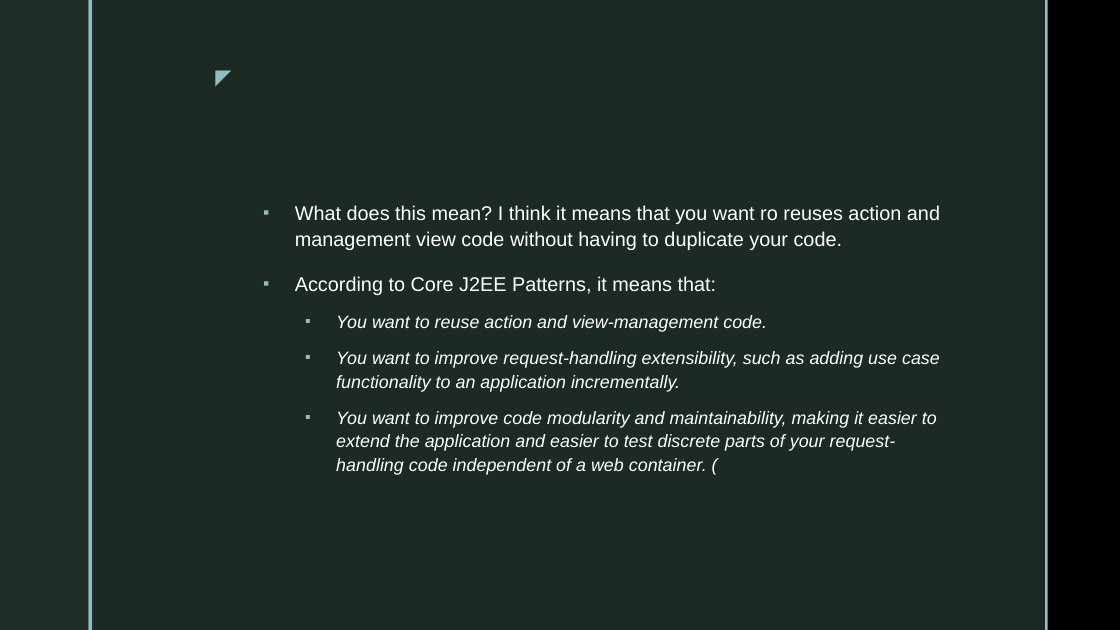
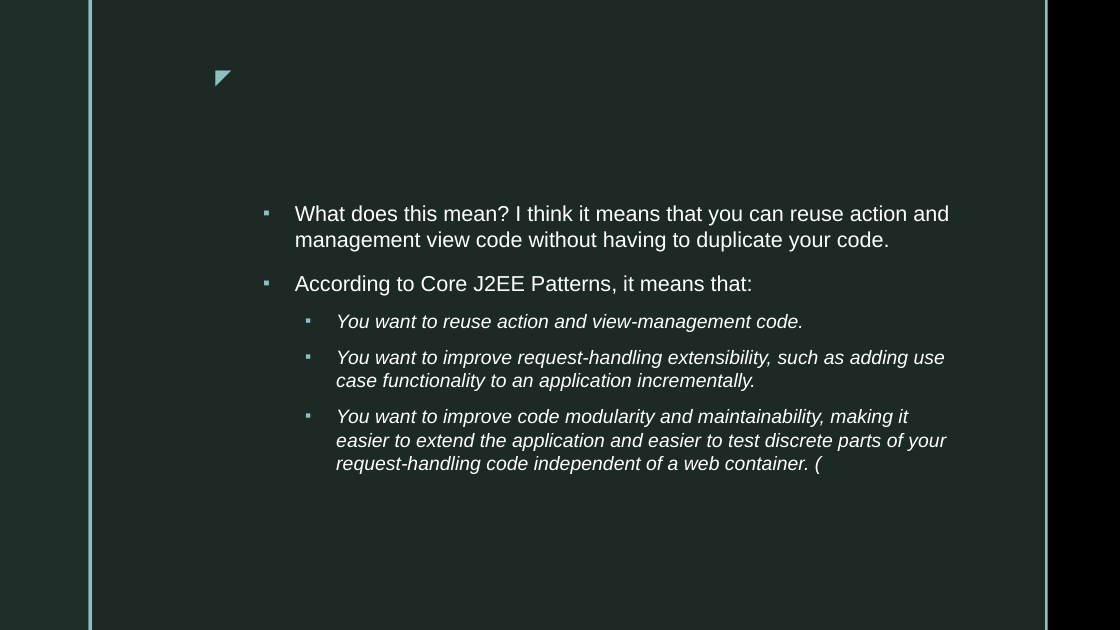
Before and after one commit to nanaachina/CIT360-1, a slide deck: slide 4 of Application Controller Pattern/Application Controller pattern.pptx. Drawn at 1120x630 pixels with LibreOffice and Linux fonts; fonts in the diff are those of the drawing; background and template pictures are left out. Boxes give left, top, right and bottom in pixels: in the first picture for what was removed or moved away, otherwise in the second. Text is boxed around its words. In the diff, an @@ line names an element or a change of style, - is before the commit and + after.

```diff
--- a/Application Controller Pattern/Application Controller pattern.pptx
+++ b/Application Controller Pattern/Application Controller pattern.pptx
@@ text at <box>295,205,949,251</box>: text changed; size 17 to 18.5 pt @@
-▪ What does this mean? I think it means that you want ro reuses action and management view code without having to duplicate your code.
+▪ What does this mean? I think it means that you can reuse action and management view code without having to duplicate your code.
@@ text at <box>295,275,946,474</box>: size 17 to 18.5 pt in "According to Core J2EE Patterns, it means ..."; size 15.3 to 16.6 pt in "You want to reuse action and view-management ...", "You want to improve request-handling extensibility, such ...", "You want to improve code modularity and ..."; line spacing 1.1 to 1 @@
```
Also in this commit, not shown: 1 slide removed.
